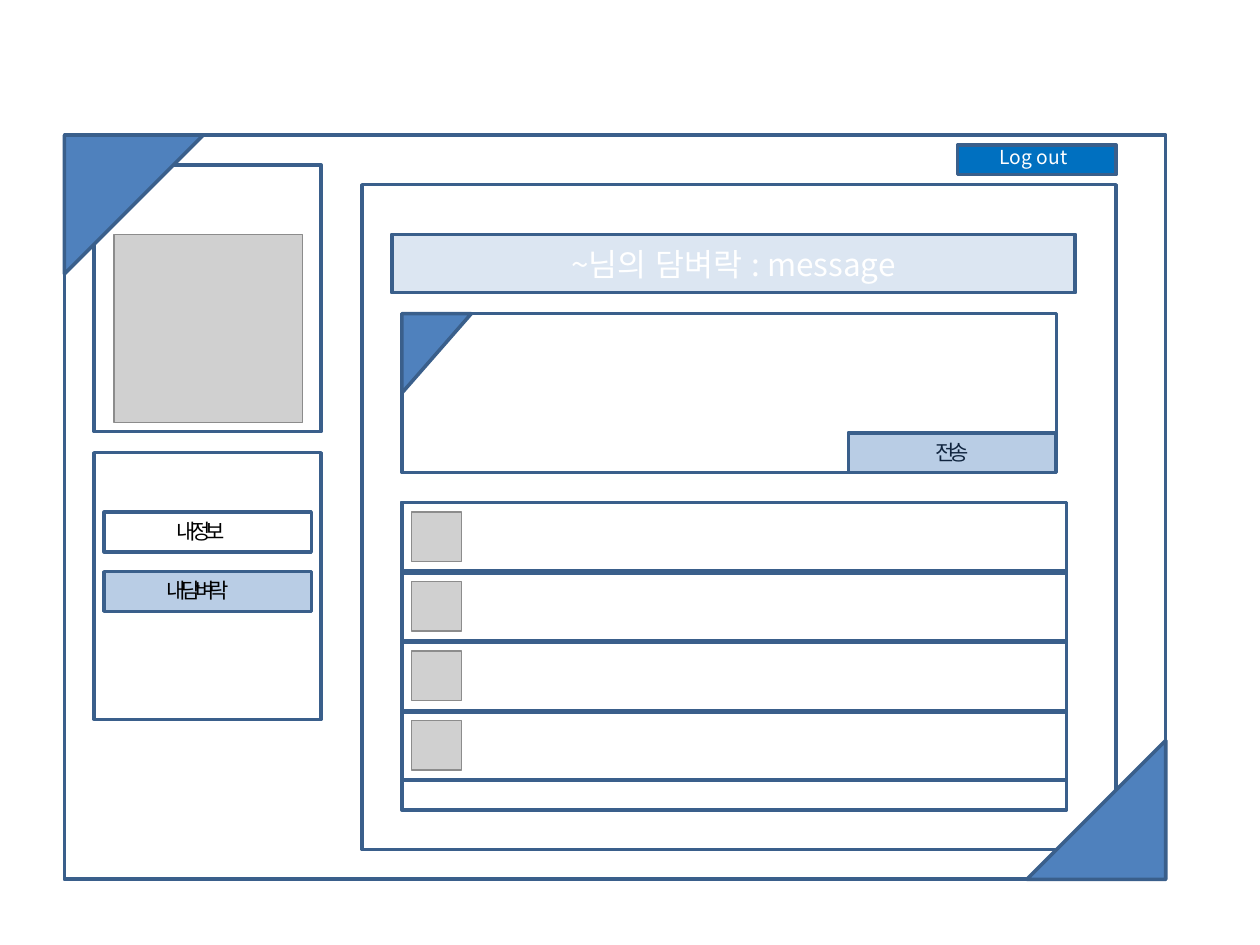
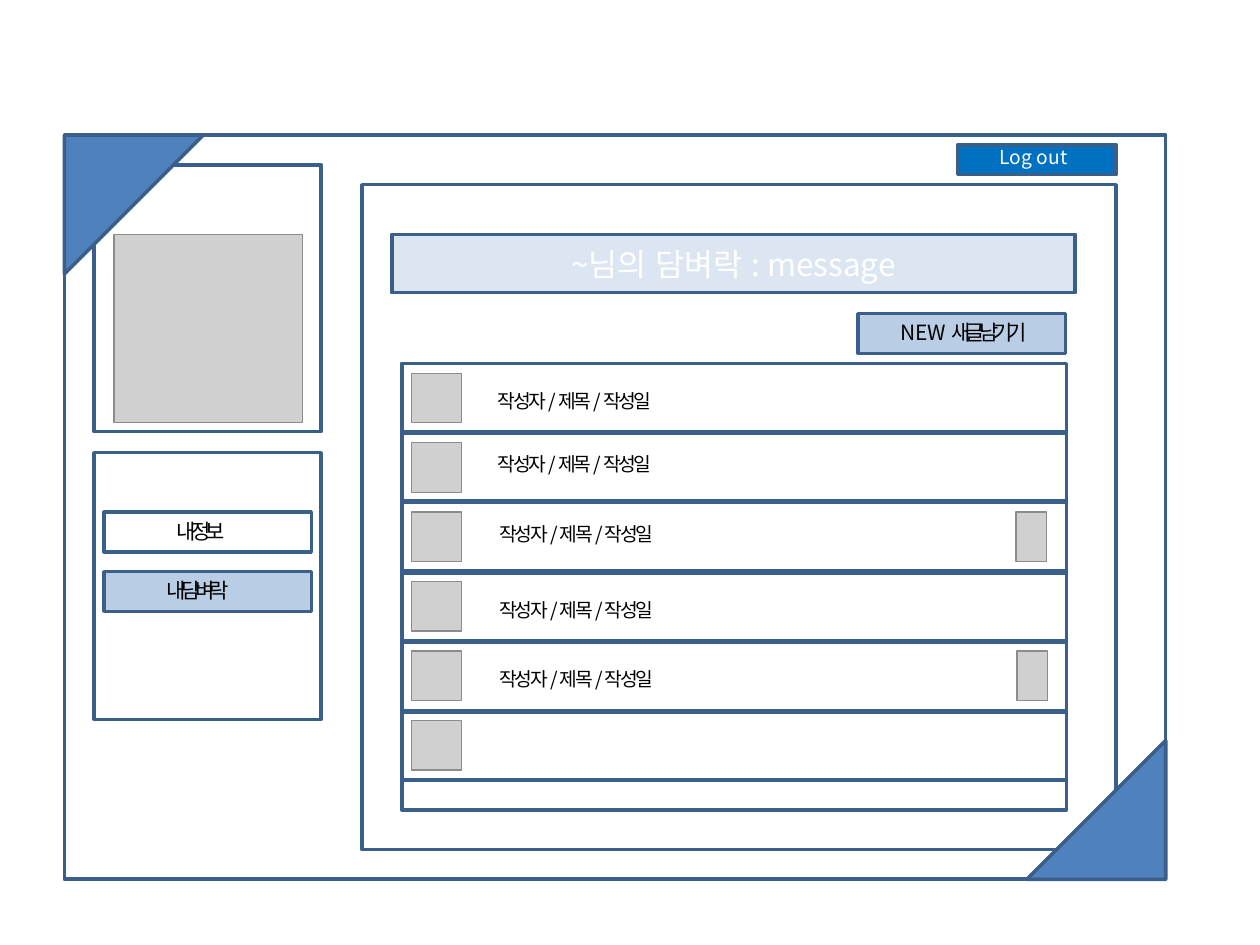
Before and after one commit to leegaeng/mysite, a slide deck: slide 3 of prototype/mysite_prototype.pptx. Drawn at 1260x945 pixels with LibreOffice and Linux fonts; fonts in the diff are those of the drawing; grey boxes stand for pictures. Boxes give left, top, right and bottom in pixels: in the first picture for what was removed or moved away, otherwise in the second. Text is boxed around its words. In the diff, an @@ line names an element or a change of style, - is before the commit and + after.

```diff
--- a/prototype/mysite_prototype.pptx
+++ b/prototype/mysite_prototype.pptx
@@ right triangle removed at (x1=402, y1=314, x2=471, y2=393) @@
@@ rectangle added at (x1=858, y1=314, x2=1065, y2=353), fill #B9CDE5, outline #3A5F8C 2 pt @@
@@ text added at (x1=900, y1=322, x2=1027, y2=342), 12 pt, text #000000 @@
+NEW 새글 남기기
@@ rectangle resized from (x1=402, y1=314, x2=1057, y2=472) to (x1=402, y1=363, x2=1067, y2=431) @@
@@ picture added at (x1=412, y1=373, x2=461, y2=422) @@
@@ text added at (x1=498, y1=392, x2=651, y2=410), 11 pt, text #000000 @@
+작성자 / 제목 / 작성일
@@ rectangle added at (x1=402, y1=433, x2=1067, y2=501), outline #3A5F8C 2 pt @@
@@ picture added at (x1=412, y1=442, x2=461, y2=491) @@
@@ rectangle removed at (x1=848, y1=433, x2=1055, y2=472) @@
-전송
@@ text added at (x1=498, y1=455, x2=651, y2=473), 11 pt, text #000000 @@
+작성자 / 제목 / 작성일
@@ text added at (x1=500, y1=525, x2=653, y2=543), 11 pt, text #000000 @@
+작성자 / 제목 / 작성일
@@ picture added at (x1=1016, y1=512, x2=1046, y2=561) @@
@@ text added at (x1=500, y1=601, x2=653, y2=619), 11 pt, text #000000 @@
+작성자 / 제목 / 작성일
@@ picture added at (x1=1017, y1=651, x2=1047, y2=701) @@
@@ text added at (x1=500, y1=670, x2=653, y2=688), 11 pt, text #000000 @@
+작성자 / 제목 / 작성일
```
Also in this commit, not shown: 1 slide added.
